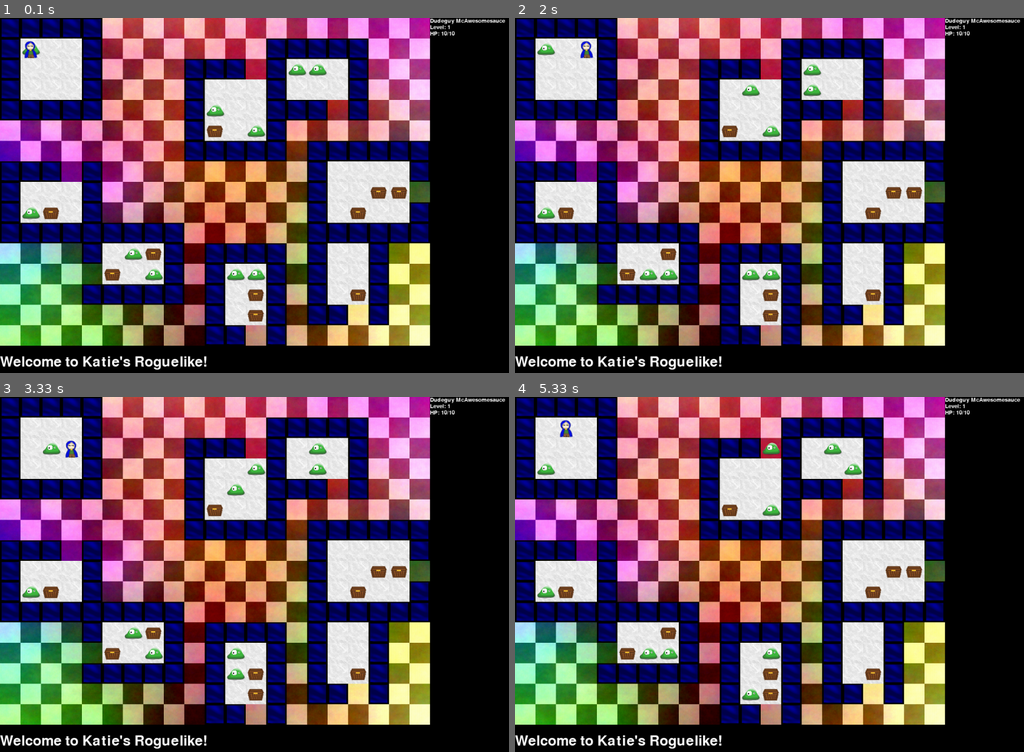
Above: before the commit, frames 1-4 (two rows, left to right).
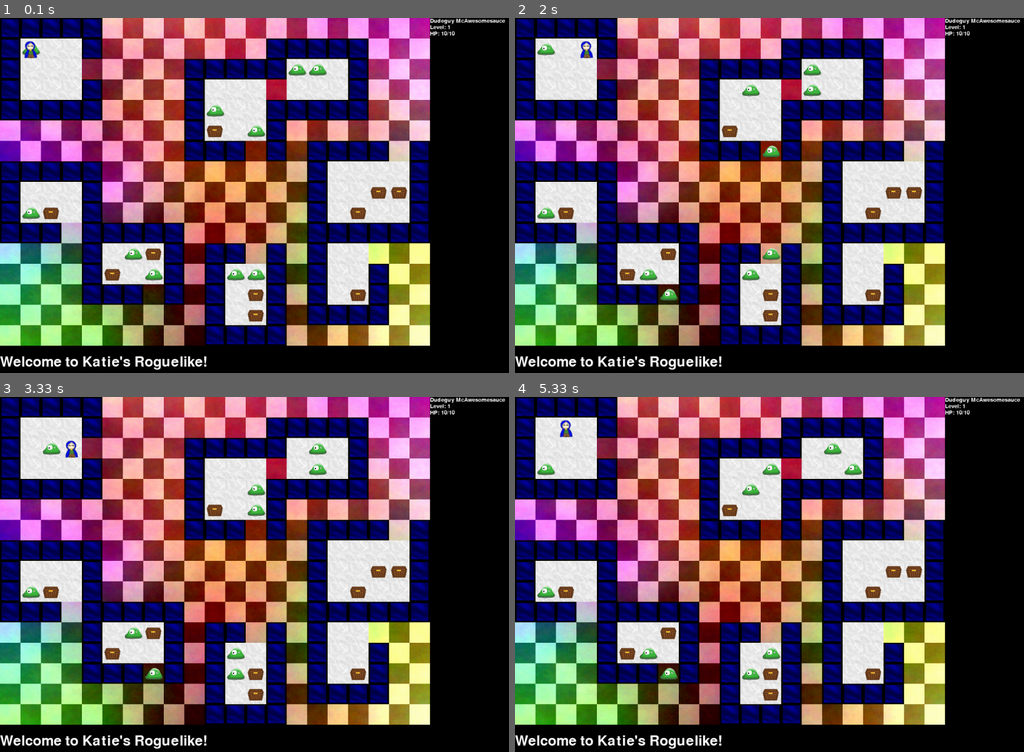
Above: after the commit, the same moments.

Repository: kcunning/Katie-s-Rougish-PyGame
Game: pygame game, started from main.py
The game is run twice, just before and just after one commit, with the same random seed, the same clock (stepped at 60 frames per second) and the same inputs. The source is Python 2; it was converted automatically to run under Python 3.
Inputs:
- Up to frame 1 (0.1 s): no input
- Up to frame 2 (2 s): hold Right 0.33-0.8 s; hold Up 0.83-1.3 s; hold Right 1.33-1.8 s; hold Left from 1.83 s (still down)
- Up to frame 3 (3.33 s): release Left at 2.43 s; hold Down 2.47-3.23 s; hold Left from 3.27 s (still down)
- Up to frame 4 (5.33 s): release Left at 4.15 s; hold Up 4.18-5.15 s; hold Right from 5.18 s (still down)

The runs differ from the first frame. In frame 1, 3.6% of the frame differs, in the area x 12-85%, y 11-93%; in frame 2, 3.8%; in frame 3, 4.0%; in frame 4, 4.1%.

Commit message:
Oops. Forgot to add initial room.

Diff:
--- a/roguey/classes/gamemap.py
+++ b/roguey/classes/gamemap.py
@@ -45,6 +45,7 @@
     def get_rooms(self):
         # Set initial room
         room = self.check_room(coord=(0,0), height=5, length=5)
+        self.roomlist.append(room)
         rooms = 1
         keep_going = 50
         while rooms <= MAX_ROOMS and keep_going:
